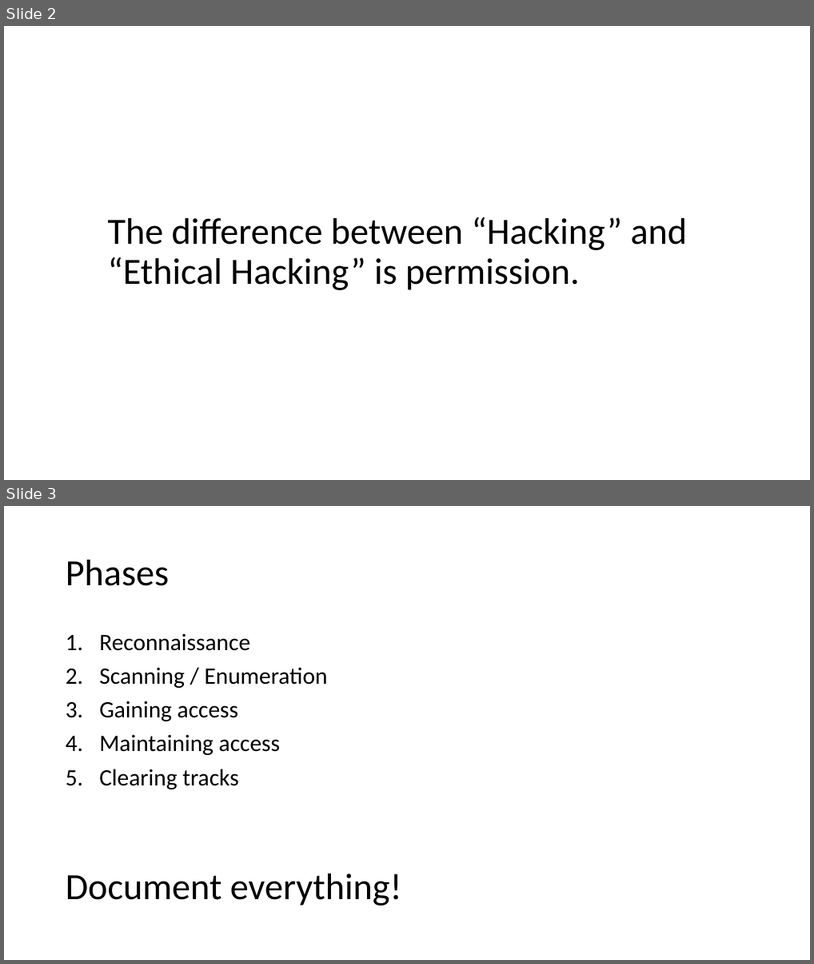
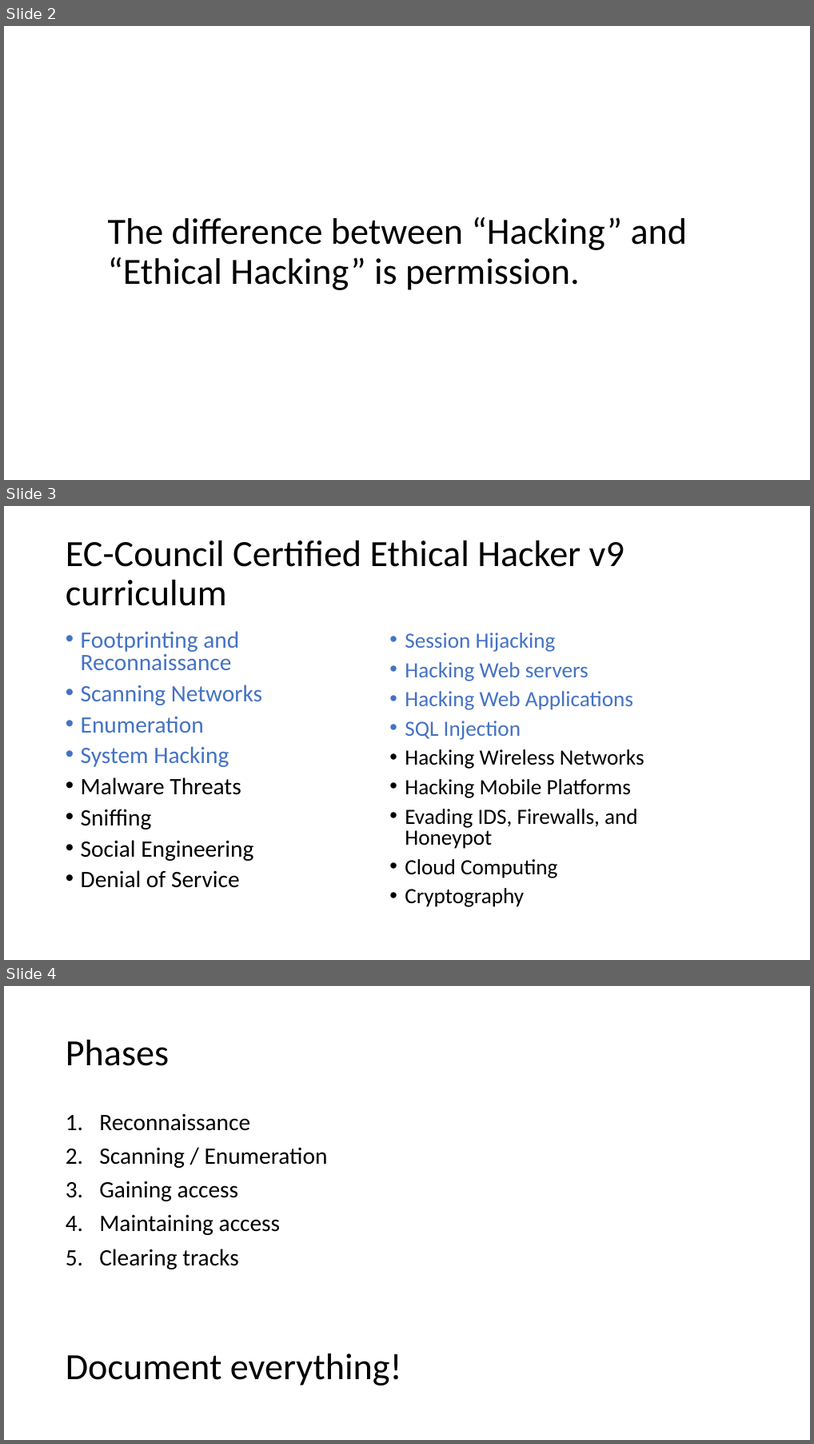
Before and after one commit to koga73/security-test, a slide deck: documents/Ethical_Hacking_101.pptx. Shown one above the other, each under a label of ours: slides 2 and 3 before the commit, slides 2, 3 and 4 after it. The pictures are 814x964 and 814x1444 pixels, drawn with LibreOffice and Linux fonts; fonts in the diff are those of the drawing. Boxes give left, top, right and bottom in pixels: in the first picture for what was removed or moved away, otherwise in the second. Text is boxed around its words. In the diff, an @@ line names an element or a change of style, - is before the commit and + after.

```diff
--- a/documents/Ethical_Hacking_101.pptx
+++ b/documents/Ethical_Hacking_101.pptx
@@ slide 3 added at (4,506,810,960), background #FFFFFF @@
@@ title added at (66,540,625,606), 44 pt, text #000000 @@
+EC-Council Certified Ethical Hacker v9 curriculum
@@ text added at (81,631,262,888), 28 pt, text #4472C4 @@
+• Footprinting and Reconnaissance
+• Scanning Networks
+• Enumeration
+• System Hacking
+• Malware Threats
+• Sniffing
+• Social Engineering
+• Denial of Service
@@ text added at (405,632,645,907), 25.9 pt, text #000000 @@
+• Session Hijacking
+• Hacking Web servers
+• Hacking Web Applications
+• SQL Injection
+• Hacking Wireless Networks
+• Hacking Mobile Platforms
+• Evading IDS, Firewalls, and Honeypot
+• Cloud Computing
+• Cryptography
@@ what was slide 3 is now slide 4 @@
```
Also in this commit, not shown: 4 slides changed, 9 other slides added.
